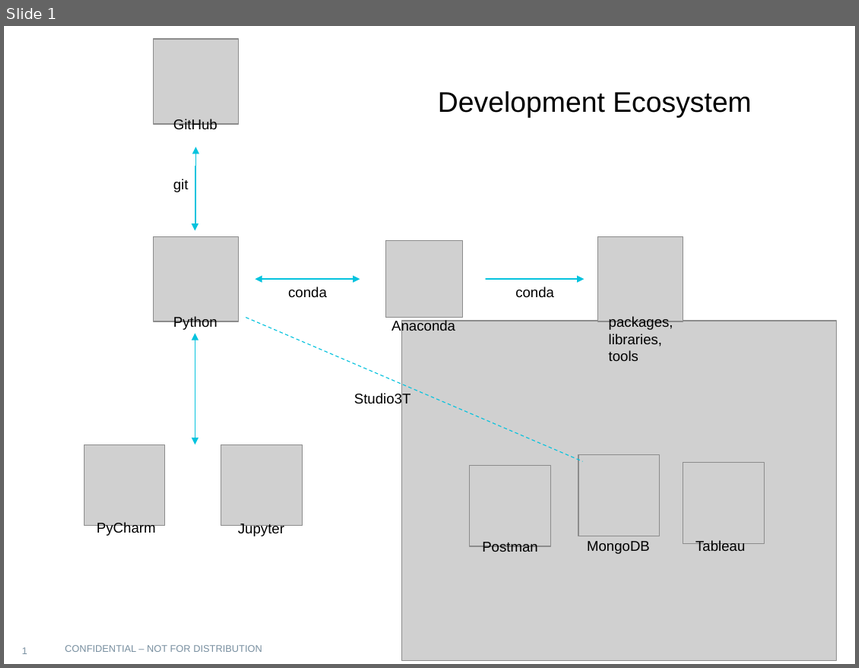
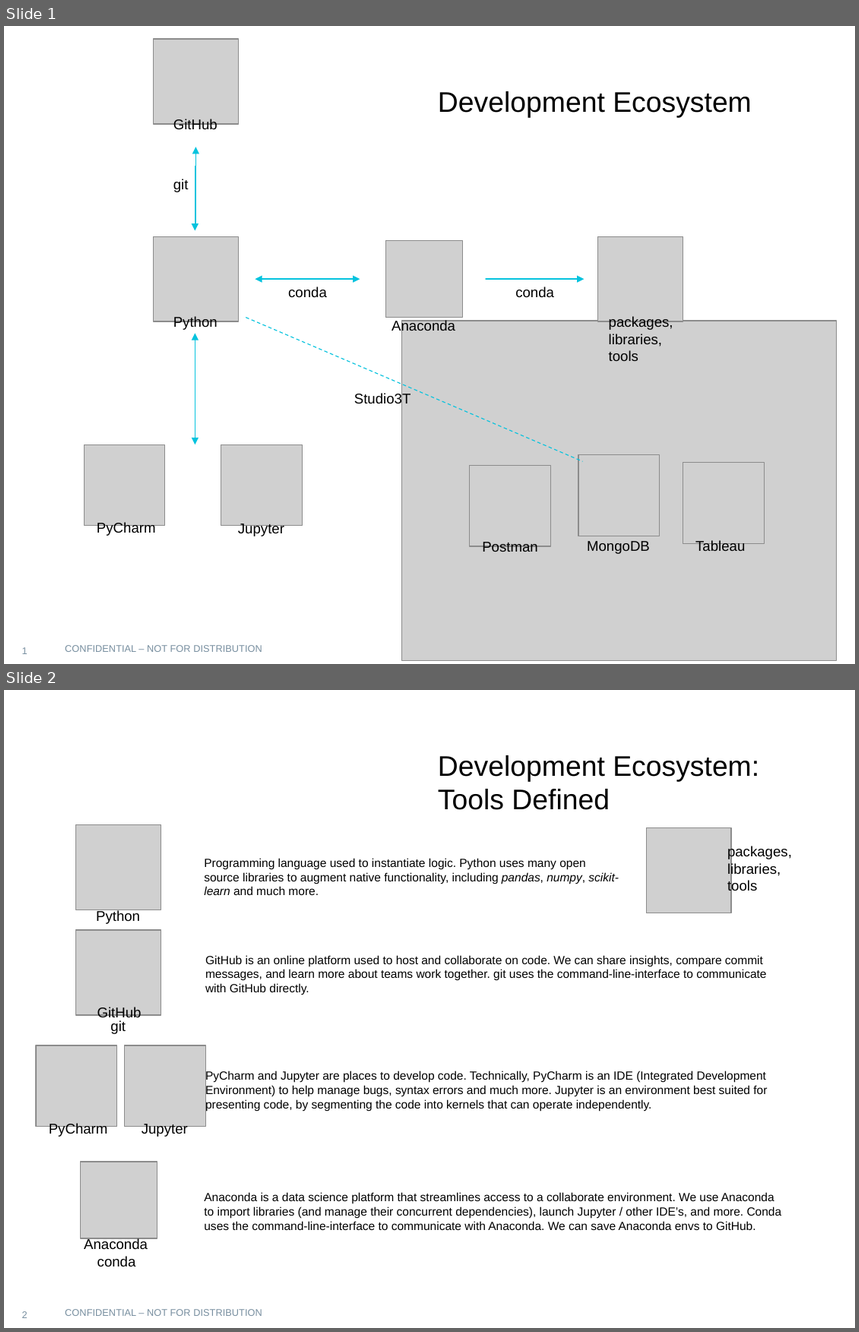
Before and after one commit to GarrettEichhorn/development_environment, a slide deck: 00 - tech-ecosystem/00 - Tech_Ecosystem_Flow.pptx. Shown one above the other, each under a label of ours: slide 1 before the commit, slides 1 and 2 after it. The pictures are 859x668 and 859x1332 pixels, drawn with LibreOffice and Linux fonts; fonts in the diff are those of the drawing; grey boxes stand for pictures; background and template pictures are left out. Boxes give left, top, right and bottom in pixels: in the first picture for what was removed or moved away, otherwise in the second. Text is boxed around its words. In the diff, an @@ line names an element or a change of style, - is before the commit and + after.

Commit message:
updated pptx

```diff
--- a/00 - tech-ecosystem/00 - Tech_Ecosystem_Flow.pptx
+++ b/00 - tech-ecosystem/00 - Tech_Ecosystem_Flow.pptx
@@ slide 2 added at (4,690,855,1328), background picture (left out); not listed: 1 template element that a slide beside it also shows @@
@@ text added at (438,755,759,810), 24 pt, text #000000 @@
+Development Ecosystem:
+Tools Defined
@@ picture added at (76,825,161,910) @@
@@ picture added at (647,828,732,913) @@
@@ text added at (728,846,792,894), 12 pt, text #000000 @@
+packages,
+libraries,
+tools
@@ text added at (204,858,619,895), 10 pt, text #000000 @@
+Programming language used to instantiate logic. Python uses many open source libraries to augment native functionality, including pandas, numpy, scikit-learn and much more.
@@ text added at (96,910,140,924), 12 pt, text #000000 @@
+Python
@@ picture added at (76,930,161,1015) @@
@@ text added at (205,955,766,996), 10 pt, text #000000 @@
+GitHub is an online platform used to host and collaborate on code. We can share insights, compare commit messages, and learn more about teams work together. git uses the command-line-interface to communicate with GitHub directly.
@@ text added at (97,1007,142,1021), 12 pt, text #000000 @@
+GitHub
@@ text added at (110,1021,126,1034), 12 pt, text #000000 @@
+git
@@ picture added at (37,1046,117,1127) @@
@@ picture added at (125,1046,205,1127) @@
@@ text added at (205,1071,767,1111), 10 pt, text #000000 @@
+PyCharm and Jupyter are places to develop code. Technically, PyCharm is an IDE (Integrated Development Environment) to help manage bugs, syntax errors and much more. Jupyter is an environment best suited for presenting code, by segmenting the code into kernels that can operate independently.
@@ text added at (49,1123,108,1137), 12 pt, text #000000 @@
+PyCharm
@@ text added at (142,1124,188,1138), 12 pt, text #000000 @@
+Jupyter
@@ picture added at (80,1161,156,1238) @@
@@ text added at (204,1192,782,1230), 10 pt, text #000000 @@
+Anaconda is a data science platform that streamlines access to a collaborate environment. We use Anaconda to import libraries (and manage their concurrent dependencies), launch Jupyter / other IDE’s, and more. Conda uses the command-line-interface to communicate with Anaconda. We can save Anaconda envs to GitHub.
@@ text added at (84,1239,148,1250), 12 pt, text #000000 @@
+Anaconda
@@ text added at (97,1256,136,1268), 12 pt, text #000000 @@
+conda
@@ page number added at (22,1312,28,1319), 8.2 pt, text #778E9F @@
+2
```
